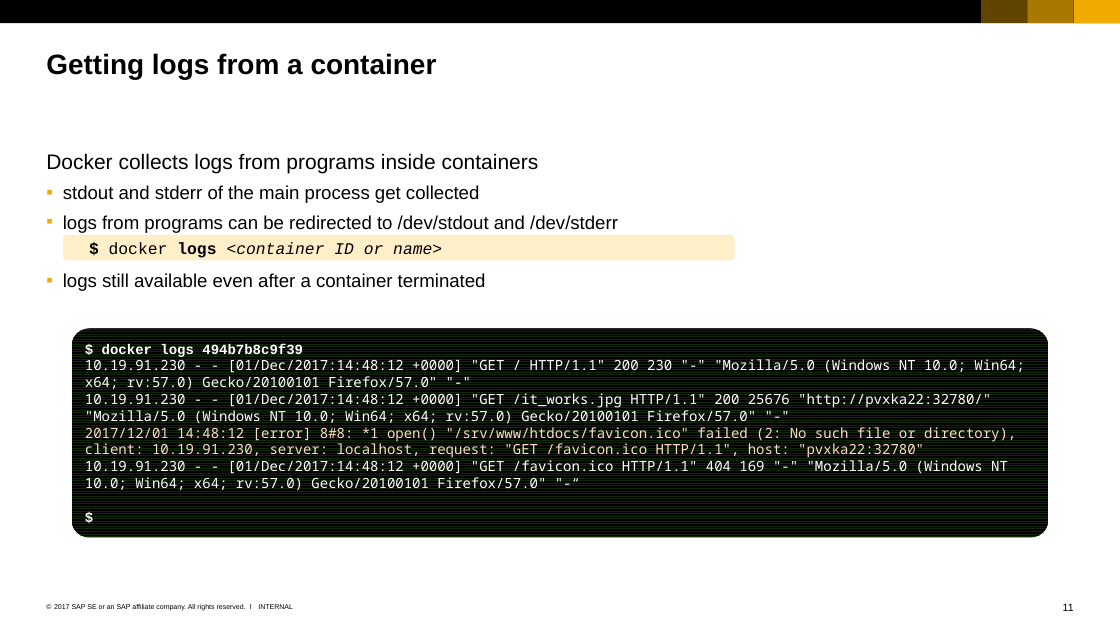
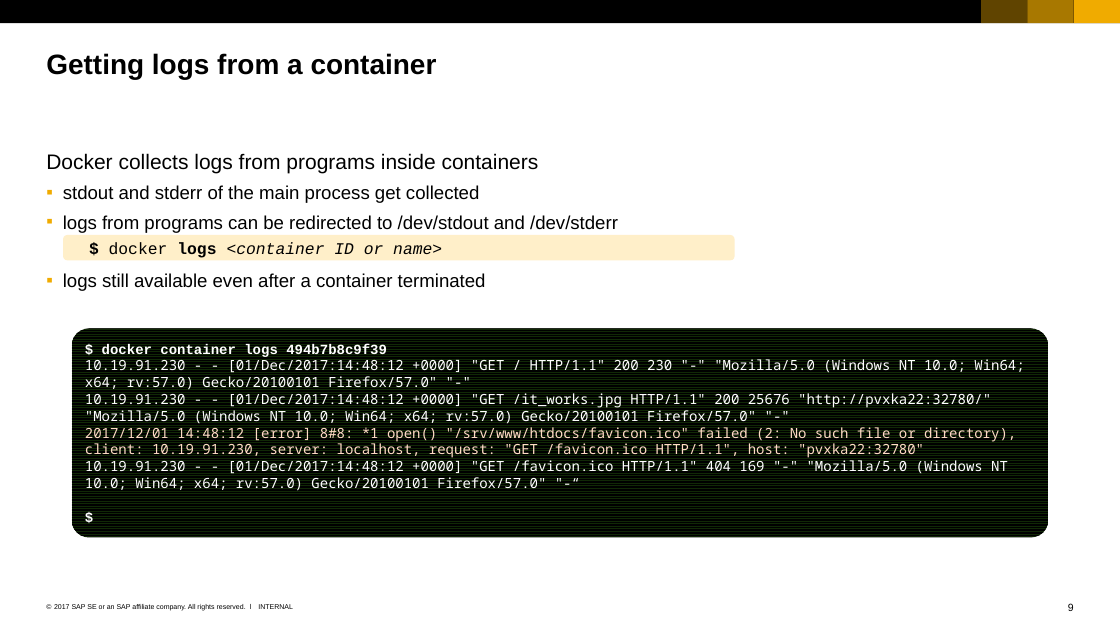
Before and after one commit to cuijiyao01/docker-k8s-training, a slide deck: slide 9 of docker/03_Working_with_containers.pptx (slide 11 before the commit). Drawn at 1120x630 pixels with LibreOffice and Linux fonts; fonts in the diff are those of the drawing. Boxes give left, top, right and bottom in pixels: in the first picture for what was removed or moved away, otherwise in the second. Text is boxed around its words. In the diff, an @@ line names an element or a change of style, - is before the commit and + after.

Commit message:
Some polishing of the Docker slides.

```diff
--- a/docker/03_Working_with_containers.pptx
+++ b/docker/03_Working_with_containers.pptx
@@ text in rounded rectangle at (x1=102, y1=343, x2=387, y2=357): text changed @@
-$ docker logs 494b7b8c9f39
+$ docker container logs 494b7b8c9f39
@@ page number at (x1=1068, y1=603, x2=1074, y2=611): text changed @@
-11
+9
```
Also in this commit, not shown: 5 other slides changed, 2 slides removed, 3 other files.
